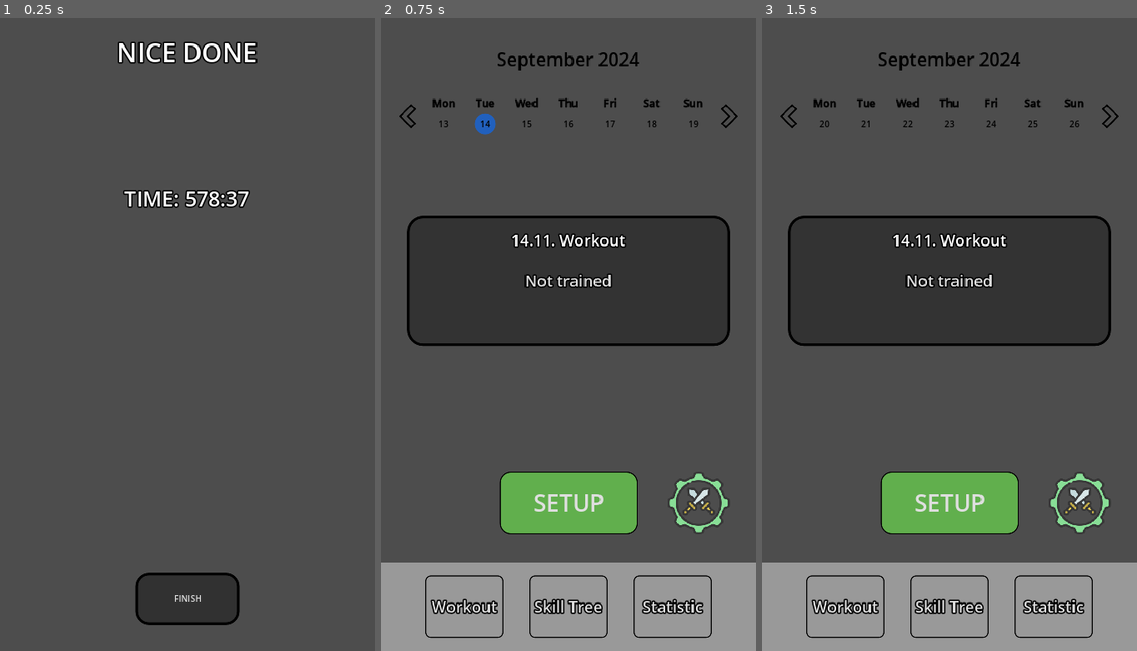
Above: before the commit, frames 1-3 (left to right).
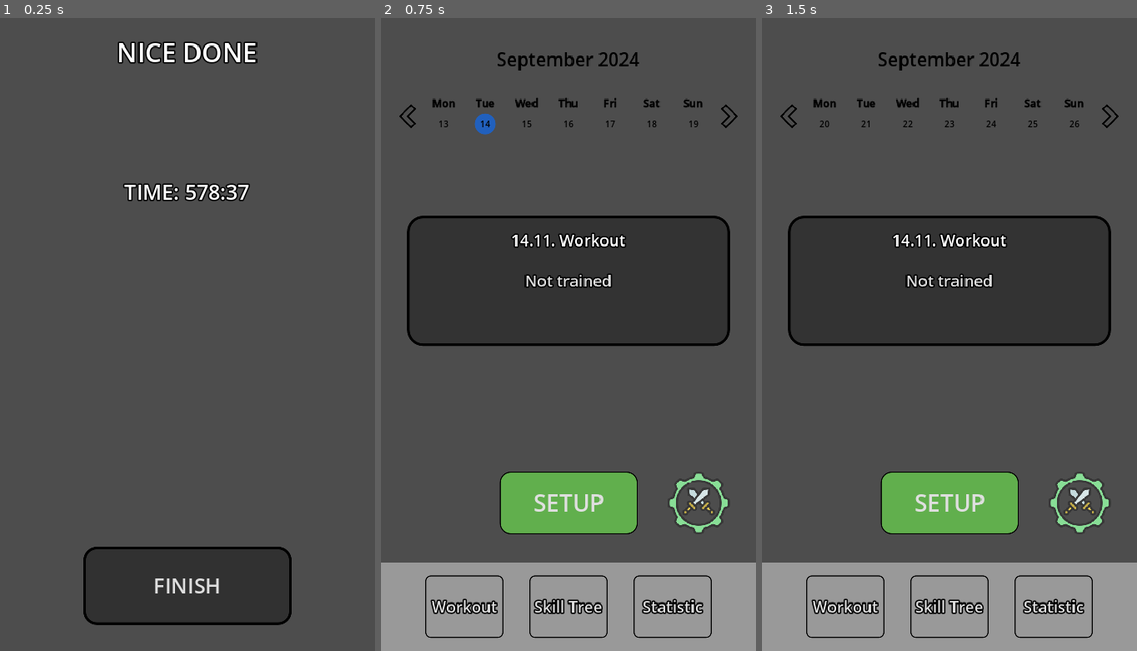
Above: after the commit, the same moments.

Repository: derdrache/Calisthenics-App
Game: Godot game, scene res://main_menu_page/workout_page/workoutResultPage/workout_result_page.tscn
Two runs of this game, one before a commit and one after it. Both use one fixed random seed, a clock stepped at 60 frames per second and the inputs below. This scene is started directly instead of the project's main scene. The engine's default icon, where the game draws it, is replaced by a stand-in: a white triangle on a blue panel in a dark square.
Inputs (mouse positions are in pixels of both pictures, inside the frame that each line leads up to):
- Up to frame 1 (0.25 s): no input
- Up to frame 2 (0.75 s): click "FINISH" at 0.5 s
- Up to frame 3 (1.5 s): click (1110, 119) at 1.25 s

The runs differ from the first frame. In frame 1, 5.8% of the frame differs, in the area x 22-78%, y 26-96%; in frame 2, nothing differs; in frame 3, nothing differs.
Error in both runs: Unable to iterate on object of type 'Nil'. (res://global_scripts/GlobalWorkout.gd:19)

Commit message:
increase finish button size

Diff:
--- a/main_menu_page/workout_page/workoutResultPage/workout_result_page.tscn
+++ b/main_menu_page/workout_page/workoutResultPage/workout_result_page.tscn
@@ -65,10 +65,11 @@
 
 [node name="FinishButton" type="Button" parent="SaftyArea/MarginContainer/VBoxContainer"]
 unique_name_in_owner = true
-custom_minimum_size = Vector2(200, 100)
+custom_minimum_size = Vector2(400, 150)
 layout_mode = 2
 size_flags_horizontal = 4
 size_flags_vertical = 8
+theme_override_font_sizes/font_size = 40
 theme_override_styles/focus = SubResource("StyleBoxFlat_hqmbx")
 theme_override_styles/disabled = SubResource("StyleBoxFlat_hqmbx")
 theme_override_styles/hover = SubResource("StyleBoxFlat_hqmbx")
